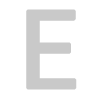
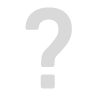
Two versions of the same layered image (w=100, h=100). Layer-by-layer changes:
added layer "?" (15%) above "E copia" over [25, 7, 72, 89]
hid "E" over [26, 9, 77, 90]
